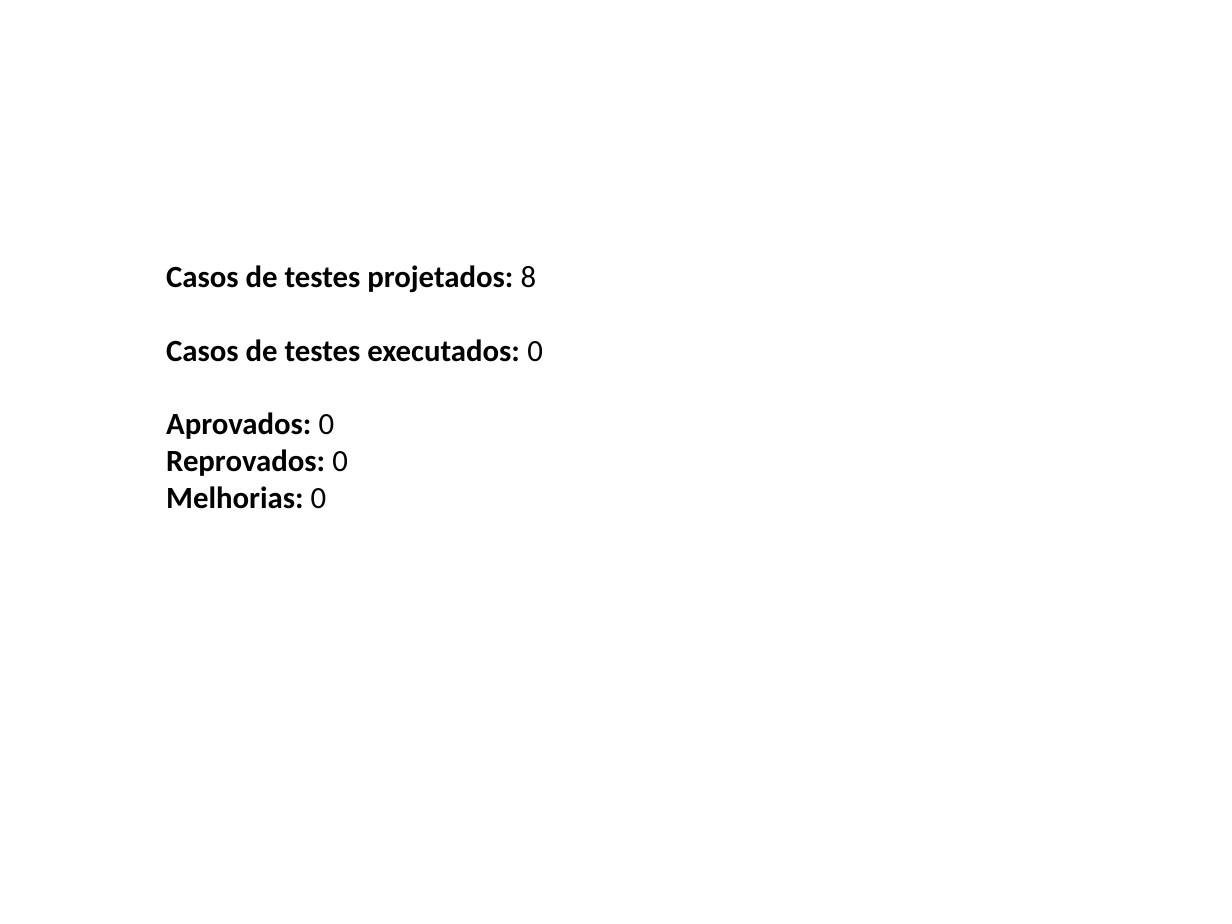
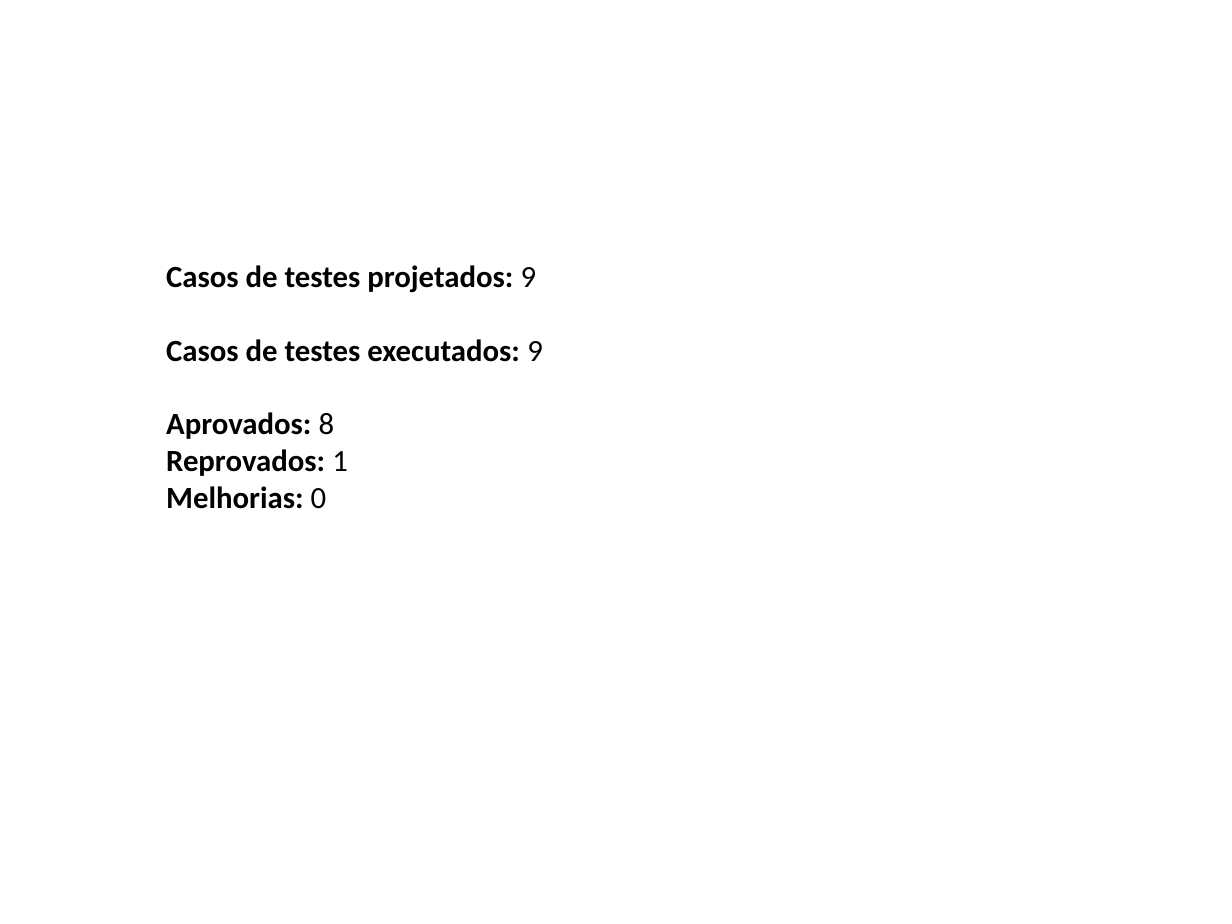
Before and after one commit to washingtonferreira/finderrors, a slide deck: slide 7 of FINDERRORS_-_Avaliação_dos_Testes.pptx. Drawn at 1232x924 pixels with LibreOffice and Linux fonts; fonts in the diff are those of the drawing; background and template pictures are left out. Boxes give left, top, right and bottom in pixels: in the first picture for what was removed or moved away, otherwise in the second. Text is boxed around its words. In the diff, an @@ line names an element or a change of style, - is before the commit and + after.

Commit message:
Atualização da Avaliação e Projeto de Testes
Documento de Avaliação dos Testes atualizado; Inclusão dos resultados
dos testes dos módulos Jogar e Interface Gráfica.

```diff
--- a/FINDERRORS_-_Avaliação_dos_Testes.pptx
+++ b/FINDERRORS_-_Avaliação_dos_Testes.pptx
@@ text at (166,265,543,476): text changed @@
-Casos de testes projetados: 8
-Casos de testes executados: 0
-Aprovados: 0
-Reprovados: 0
+Casos de testes projetados: 9
+Casos de testes executados: 9
+Aprovados: 8
+Reprovados: 1
```
Also in this commit, not shown: 4 other slides changed, 1 slide added, 1 other file.
